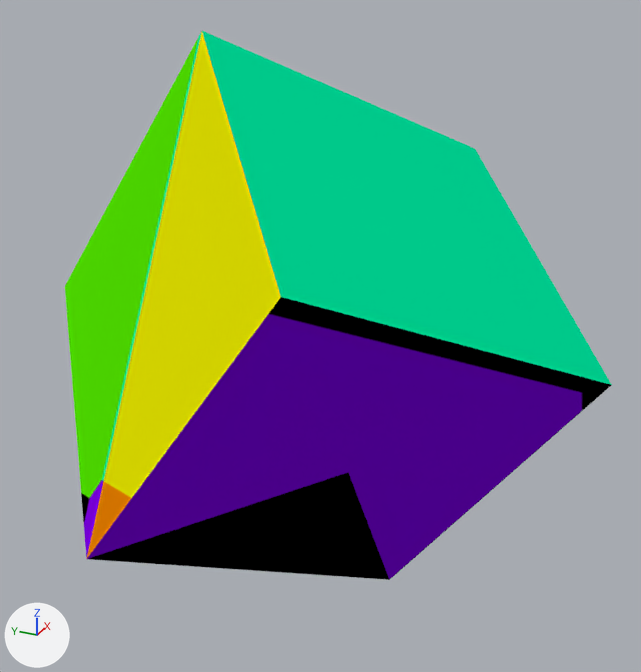
Two versions of the Blender file Blender_Files/cube2.blend, one commit apart.
The view is the same before and after, from a camera (50 mm lens) standing at (-2.004, -0.951, 0.992) and looking at (0.012, -0.044, -0.016). Lighting does not change. The marker at lower left points along +X, +Y and +Z. The same objects are shown in both versions, whatever each file hides.
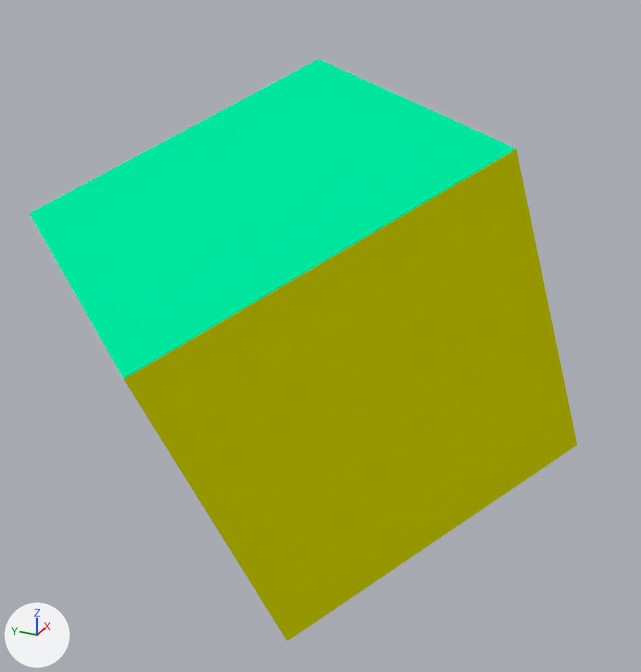
Location of each change, (x1, y1, x2, y2) in pixels of the pictures (641 x 672 px):
'Cube.001', reshaped (6% taller): before (65, 31, 612, 580); after (29, 59, 577, 641)

The change, as a diff of the scene's bpy script:
```diff
--- a/Blender_Files/cube2.blend.py
+++ b/Blender_Files/cube2.blend.py
@@ me_cube_001 @@
 # used by ob_cube_001; location = (0.0, 0.0, 0.0); rotation_euler = (0.46, -0.418, 0.686), in degrees (26, -24, 39); scale = (0.469, 0.469, 0.469)
-me_cube_001.from_pydata(...)  # 14 vertices, 24 faces; spans x -1.0..1.0, y -1.0..1.0, z -1.0..1.0
+me_cube_001.from_pydata(...)  # 8 vertices, 12 faces; spans x -1.46..1.46, y -1.45..1.45, z -1.69..1.69
+# me_cube_001 part 1: the whole mesh is rebuilt
 me_cube_001.materials.append(mat_material)
```
